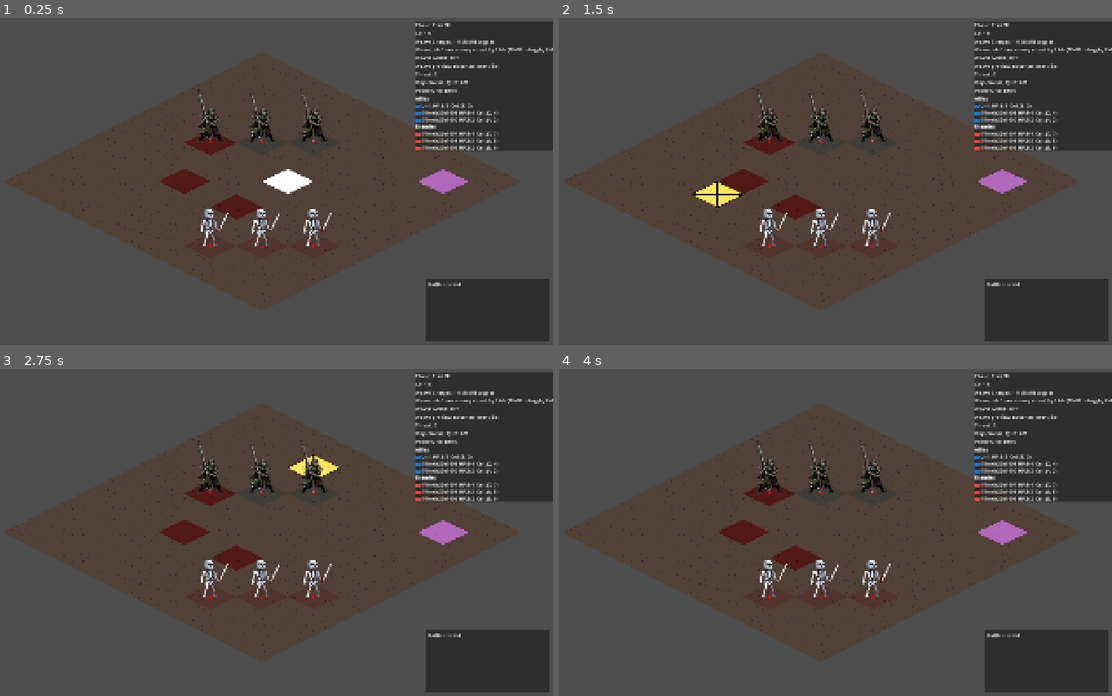
Above: before the commit, frames 1-4 (two rows, left to right).
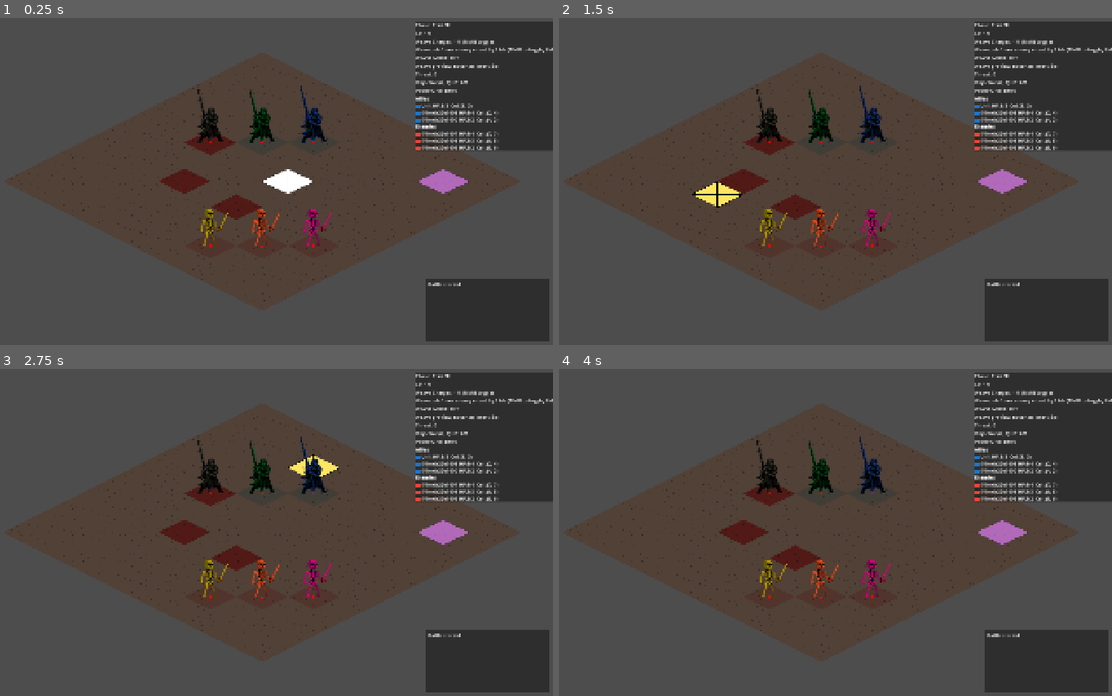
Above: after the commit, the same moments.

Repository: Nick-labs/TGS
Game: Godot game, scene res://scenes/map/Battle.tscn
Two runs of this game, one before a commit and one after it. Both use one fixed random seed, a clock stepped at 60 frames per second and the inputs below.
Inputs (mouse positions are in pixels of both pictures, inside the frame that each line leads up to):
- Up to frame 1 (0.25 s): no input
- Up to frame 2 (1.5 s): tap Enter at 0.5 s; move the mouse to (951, 165) at 0.52 s; click (951, 165) at 0.67 s; tap Space at 1.25 s; move the mouse to (702, 197) at 1.27 s; click (702, 197) at 1.42 s
- Up to frame 3 (2.75 s): tap Enter at 2 s; move the mouse to (320, 460) at 2.02 s; click (320, 460) at 2.17 s
- Up to frame 4 (4 s): tap Space at 2.75 s; move the mouse to (791, 597) at 2.77 s; click (791, 597) at 2.92 s; tap Enter at 3.5 s; move the mouse to (995, 581) at 3.52 s; click (995, 581) at 3.67 s

The runs differ from the first frame. In frame 1, 1.1% of the frame differs, in the area x 35-60%, y 20-70%; in frame 2, 1.1%; in frame 3, 1.1%; in frame 4, 1.1%.

Commit message:
change max cp

Diff:
--- a/scenes/map/Battle.tscn
+++ b/scenes/map/Battle.tscn
@@ -188,6 +188,7 @@
 offset_top = -220.0
 offset_right = -12.0
 offset_bottom = -12.0
+grow_horizontal = 0
 grow_vertical = 2
 
 [node name="LogMargin" type="MarginContainer" parent="BattleHUD/Root/LogPanel" unique_id=1083766473]
--- a/scripts/units/Unit.gd
+++ b/scripts/units/Unit.gd
@@ -92,6 +92,24 @@
 	visual_offset = data.offset
 	$Visual.scale = data.scale
 
+	var color = Color(0.0, 0.0, 0.0, 0.0)
+	match archetype:
+		Archetype.STRIKER:
+			color = Color(0.0, 0.533, 0.184, 1.0)
+		Archetype.GUARDIAN:
+			color = Color(0.373, 0.373, 0.373, 1.0)
+		Archetype.ARTILLERY:
+			color = Color(0.122, 0.358, 1.0, 1.0)
+		Archetype.BRUTE:
+			color = Color(0.917, 0.295, 0.099, 1.0)
+		Archetype.RAIDER:
+			color = Color(0.73, 0.595, 0.0, 1.0)
+		Archetype.SNIPER:
+			color = Color(0.888, 0.0, 0.478, 1.0)
+
+
+	sprite.modulate = color
+
 	auto_adjust_visual()
 
 func auto_adjust_visual():
